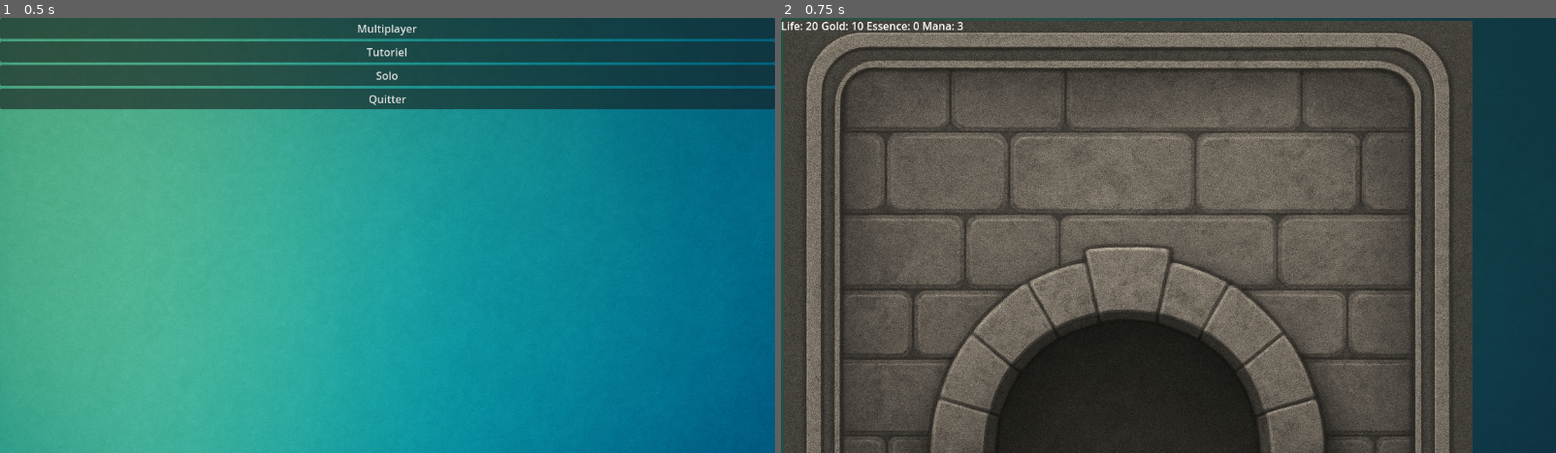
Above: before the commit, frames 1-2 (left to right).
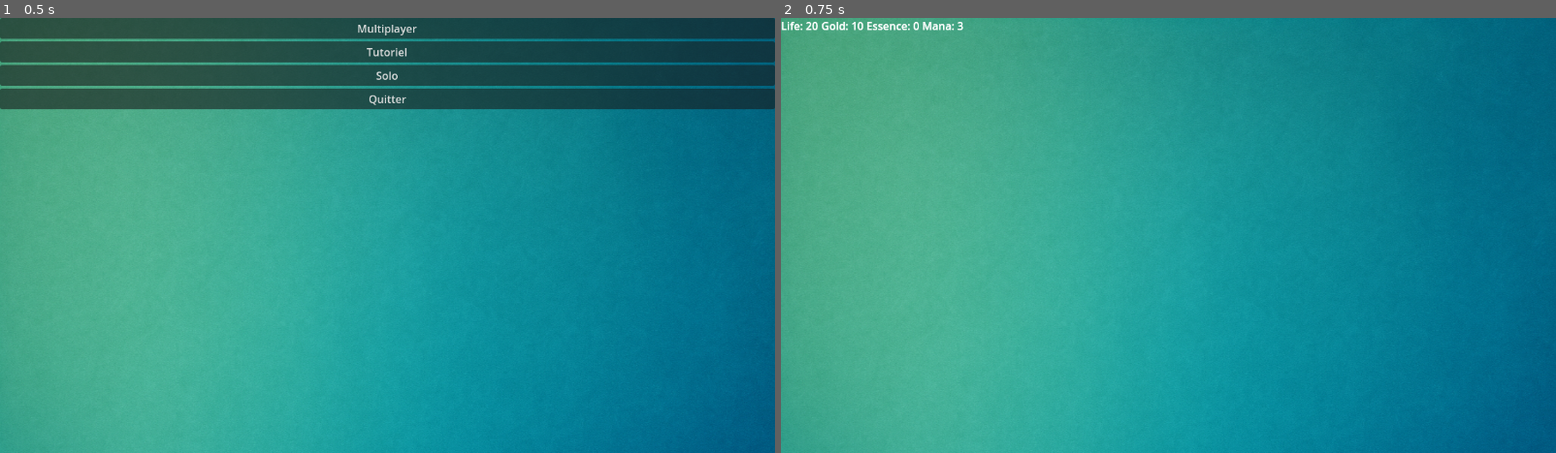
Above: after the commit, the same moments.

Repository: cbCielblanc/deckbuilding
Game: Godot game, scene res://scenes/MainMenu.tscn
The game is run twice, just before and just after one commit, with the same random seed, the same clock (stepped at 60 frames per second) and the same inputs.
Inputs:
- Up to frame 1 (0.5 s): no input
- Up to frame 2 (0.75 s): click "Solo" at 0.5 s

Frame 1 is identical in both runs. In frame 2, 100% of the frame differs, in the area x 0-100%, y 0-100%.
Error before the commit: Invalid access to property or key 'mouse_entered' on a base object of type 'Sprite2D'. (res://scripts/terrain_tile.gd:22)
Error after the commit: Parse Error: Unindent doesn't match the previous indentation level. (res://scripts/terrain_tile.gd:24)

Commit message:
fix hover highlight for terrain tiles

Diff:
--- a/scenes/TerrainTile.tscn
+++ b/scenes/TerrainTile.tscn
@@ -13,3 +13,6 @@
 
 [node name="Sprite2D" type="Sprite2D" parent="."]
 texture = null
+
+[node name="Clickable" type="Control" parent="."]
+size = Vector2i(64, 64)
--- a/scripts/terrain_tile.gd
+++ b/scripts/terrain_tile.gd
@@ -16,11 +16,12 @@
 
 @onready var sprite : Sprite2D = $Sprite2D
 @onready var shadow : Sprite2D = $Shadow
+@onready var clickable : Control = $Clickable
 
 func _ready() -> void:
-	set_biome(biome)
-	sprite.mouse_entered.connect(Callable(self, "_on_mouse_entered"))
-	sprite.mouse_exited.connect(Callable(self, "_on_mouse_exited"))
+        set_biome(biome)
+        clickable.mouse_entered.connect(Callable(self, "_on_mouse_entered"))
+        clickable.mouse_exited.connect(Callable(self, "_on_mouse_exited"))
 
 	if sprite.texture == null:
 		var img := Image.create(64, 64, false, Image.FORMAT_RGBA8)
Not shown, changed: scenes/README.md
Not shown, changed: scripts/README.md
